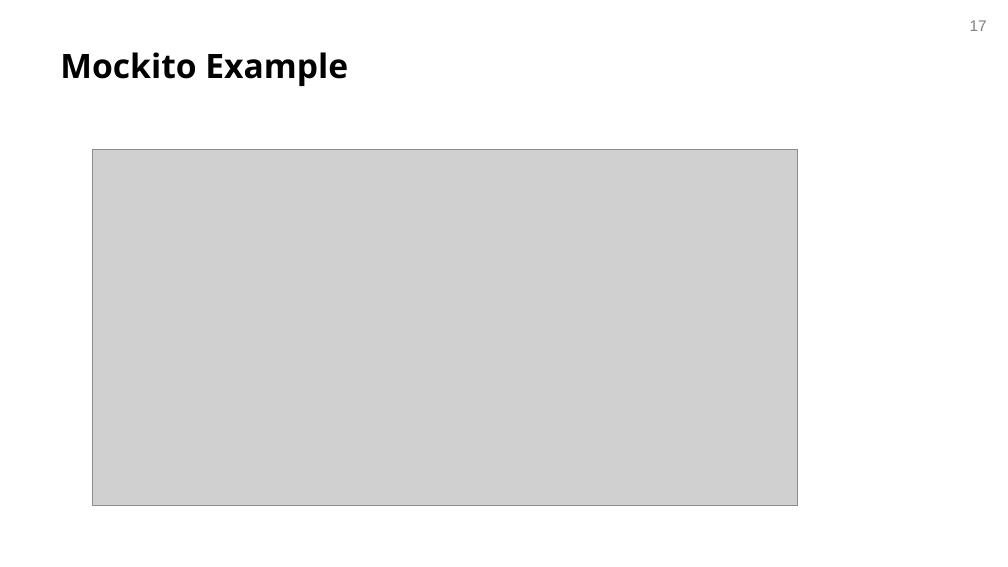
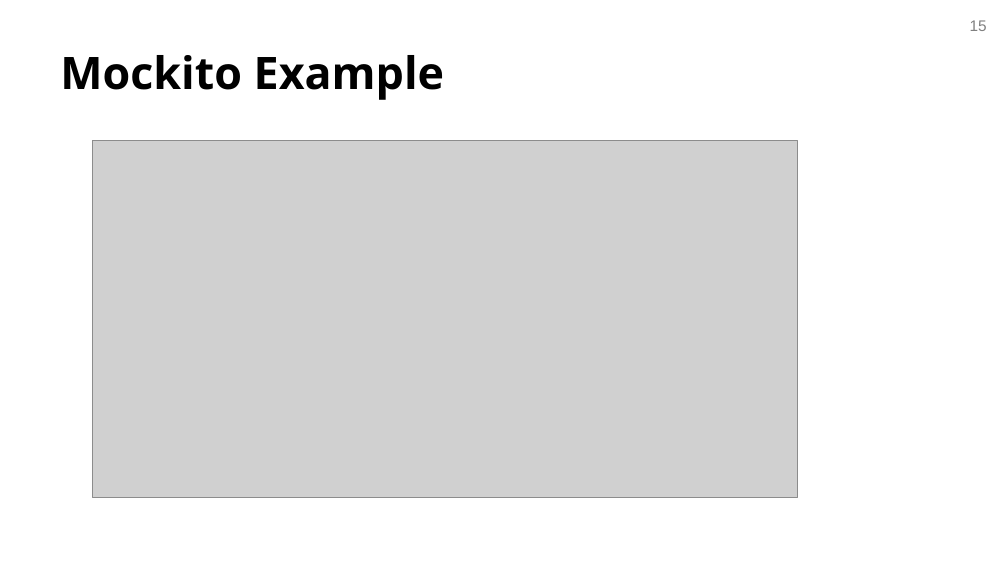
Before and after one commit to avishj/recitation-2-f24, a slide deck: slide 15 of resources/17623-recitation2.pptx (slide 17 before the commit). Drawn at 1008x567 pixels with LibreOffice and Linux fonts; fonts in the diff are those of the drawing; grey boxes stand for pictures; background and template pictures are left out. Boxes give left, top, right and bottom in pixels: in the first picture for what was removed or moved away, otherwise in the second. Text is boxed around its words. In the diff, an @@ line names an element or a change of style, - is before the commit and + after.

```diff
--- a/resources/17623-recitation2.pptx
+++ b/resources/17623-recitation2.pptx
@@ page number at [970,20,987,31]: text changed @@
-17
+15
@@ title "Mockito Example" at [60,55,444,100]: size 24 to 32 pt @@
@@ picture: place and size @@
-picture at [93,149,798,506]
+picture at [93,141,798,498]
```
Also in this commit, not shown: 14 other slides changed, 2 slides removed.
